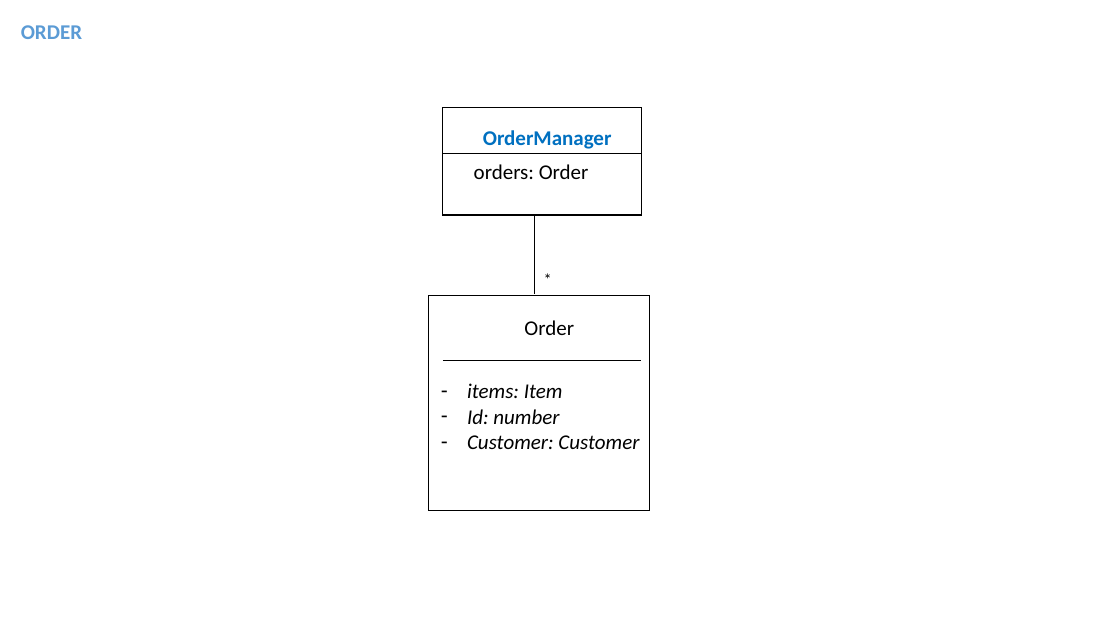
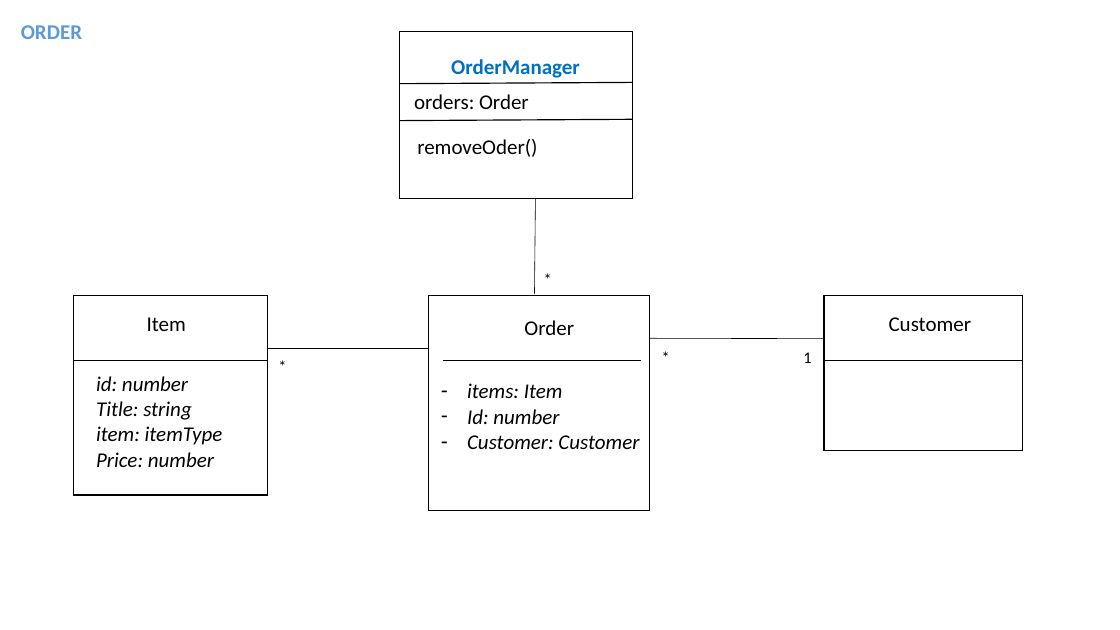
Before and after one commit to sophimkep/OOP-PROJECT, a slide deck: slide 6 of OOP PROJECT/START-UML.pptx. Drawn at 1120x630 pixels with LibreOffice and Linux fonts; fonts in the diff are those of the drawing. Boxes give left, top, right and bottom in pixels: in the first picture for what was removed or moved away, otherwise in the second. Text is boxed around its words. In the diff, an @@ line names an element or a change of style, - is before the commit and + after.

```diff
--- a/OOP PROJECT/START-UML.pptx
+++ b/OOP PROJECT/START-UML.pptx
@@ rectangle: place and size @@
-rectangle at [443,108,641,215]
+rectangle at [400,32,633,199]
@@ text "OrderManager": place and size @@
-text "OrderManager" at [483,130,612,149]
+text "OrderManager" at [451,59,580,78]
@@ line moved from (443, 153) - (642, 153) to (400, 84) - (633, 82) @@
@@ text "orders: Order": place and size @@
-text "orders: Order" at [474,164,589,179]
+text "orders: Order" at [414,94,529,109]
@@ line added from (400, 121) to (633, 119), #000000 1 pt @@
@@ text added at [417,139,537,157], 18 pt, text #000000 @@
+removeOder()
@@ line moved from (534, 215) - (534, 294) to (535, 199) - (534, 294) @@
@@ rectangle added at [73,295,267,495], fill #FFFFFF, outline #000000 1 pt @@
@@ rectangle added at [824,295,1023,450], fill #FFFFFF, outline #000000 1 pt @@
@@ text added at [147,317,186,331], 18 pt, text #000000 @@
+Item
@@ text added at [889,317,972,331], 18 pt, text #000000 @@
+Customer
@@ line added from (429, 349) to (267, 349), #000000 0.5 pt @@
@@ text added at [271,352,296,381], 14 pt, text #000000 @@
+*
@@ line added from (824, 339) to (649, 339), #000000 0.5 pt @@
@@ text added at [654,344,679,372], 14 pt, text #000000 @@
+*
@@ text added at [803,352,811,363], 14 pt, text #000000 @@
+1
@@ line added from (73, 360) to (267, 360), #000000 1 pt @@
@@ text added at [96,376,223,467], 18 pt, text #000000, italic @@
+id: number
+Title: string
+item: itemType
+Price: number
@@ line added from (824, 360) to (1023, 360), #000000 1 pt @@
```
Also in this commit, not shown: 3 other slides changed, 33 other files.
